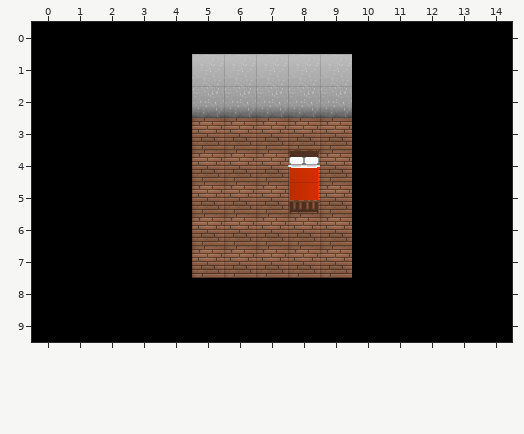
Tiled map, stored at data/map/tavern_bedroom.tmx. The picture above was drawn from the file before the commit.
Cells are 32x32 px. Shown: x 0..14, y 0..9.
Once edited:
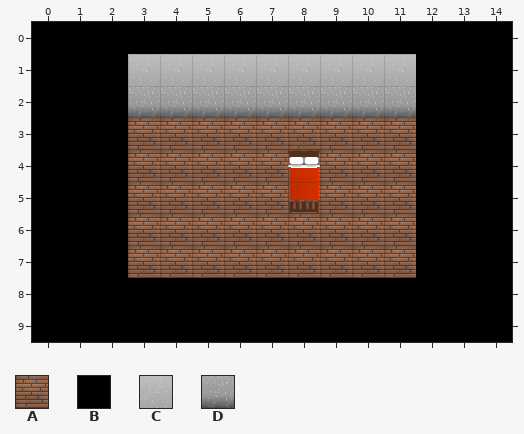
Key: from "tavern": A 0, B 2, C 10, D 20.
_ is an empty cell, # one hidden under a higher layer.
The exact change:
Layer "Floor":
y 3..7: x 3..4 ## -> AA; x 10..11 ## -> AA
Layer "Walls":
y 1: x 3..4 BB -> CC; x 10..11 BB -> CC
y 2: x 3..4 BB -> DD; x 10..11 BB -> DD
y 3..7: x 3..4 BB -> __; x 10..11 BB -> __
Where, in picture pixels (left, top, right, bottom), the same in both pictures:
changed: (128, 54, 192, 278)
changed: (352, 54, 416, 278)
